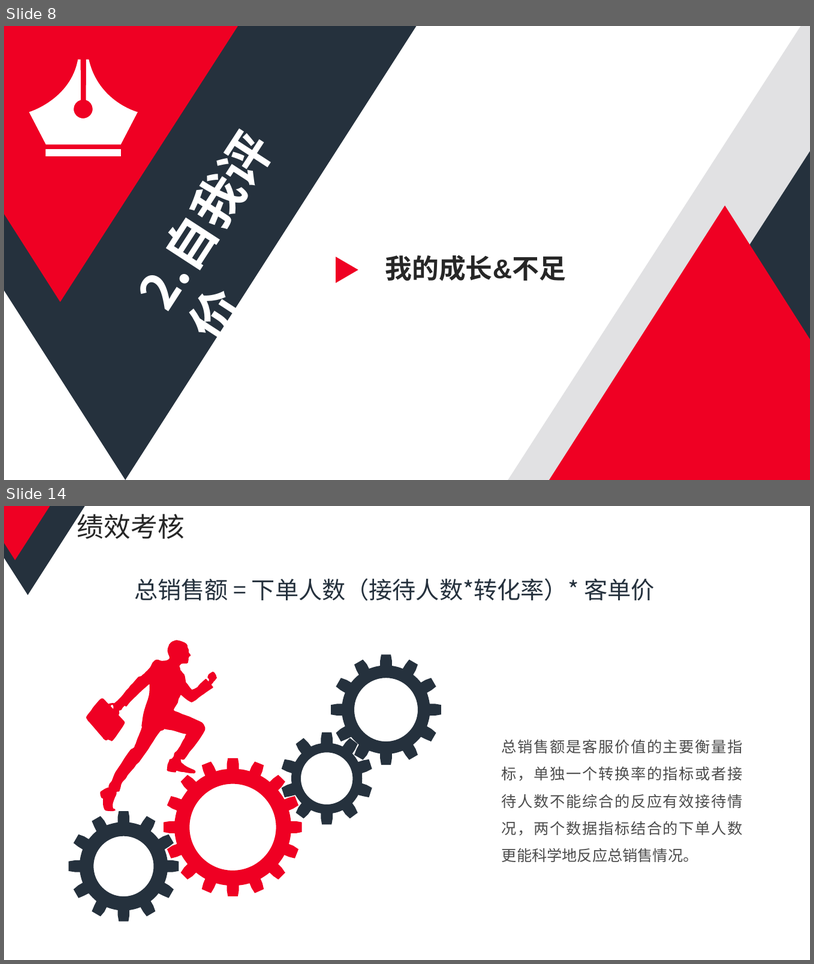
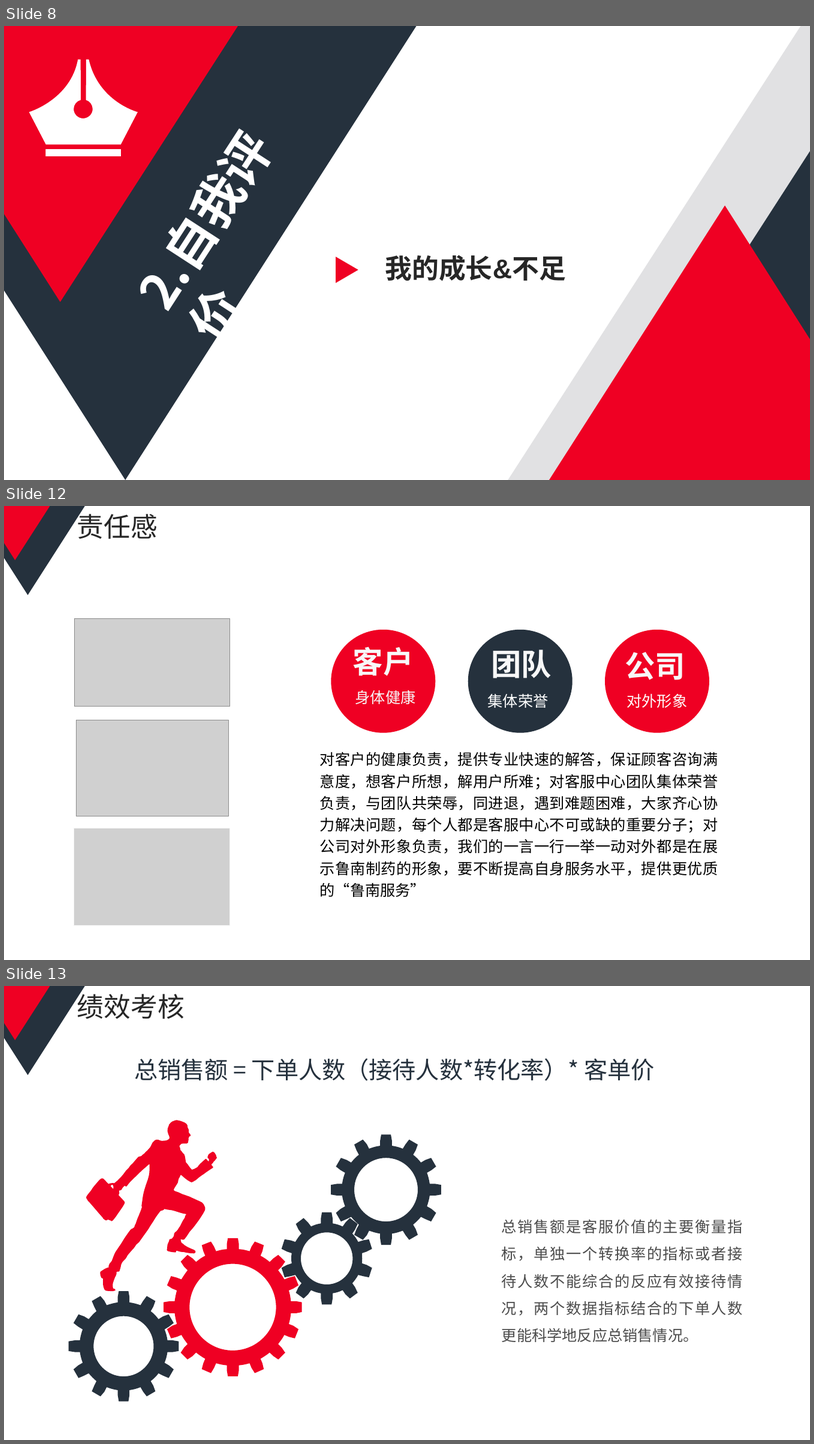
Before and after one commit to fredwo/min_document, a slide deck: 述职报告.pptx. Shown one above the other, each under a label of ours: slides 8 and 14 before the commit, slides 8, 12 and 13 after it; the slides between them are not shown. The pictures are 814x964 and 814x1444 pixels, drawn with LibreOffice and Linux fonts; fonts in the diff are those of the drawing; grey boxes stand for pictures. Boxes give left, top, right and bottom in pixels: in the first picture for what was removed or moved away, otherwise in the second. Text is boxed around its words. In the diff, an @@ line names an element or a change of style, - is before the commit and + after.

```diff
--- a/述职报告.pptx
+++ b/述职报告.pptx
@@ slide 12 added at (4, 506, 810, 960), background #FFFFFF @@
@@ freeform shape added at (4, 506, 85, 595), fill #25313D @@
@@ freeform shape added at (4, 506, 50, 560), fill #EF0023 @@
@@ title added at (77, 510, 158, 539), 32 pt, text #262626 @@
+责任感
@@ picture added at (75, 619, 230, 706) @@
@@ ellipse added at (331, 630, 436, 733), fill #EF0023 @@
@@ ellipse added at (468, 630, 573, 733), fill #25313D @@
@@ ellipse added at (605, 630, 710, 733), fill #EF0023 @@
@@ text added at (353, 646, 414, 676), 36 pt, text #F8F8F8, bold @@
+客户
@@ text added at (491, 649, 552, 678), 36 pt, text #F8F8F8, bold @@
+团队
@@ text added at (625, 652, 686, 680), 36 pt, text #F8F8F8, bold @@
+公司
@@ text added at (356, 690, 416, 704), 18 pt, text #F8F8F8 @@
+身体健康
@@ text added at (488, 694, 549, 708), 18 pt, text #FFFFFF @@
+集体荣誉
@@ text added at (627, 693, 687, 708), 18 pt, text #FFFFFF @@
+对外形象
@@ picture added at (76, 720, 228, 816) @@
@@ text added at (320, 751, 719, 897), 18 pt, text #000000 @@
+对客户的健康负责，提供专业快速的解答，保证顾客咨询满意度，想客户所想，解用户所难；对客服中心团队集体荣誉负责，与团队共荣辱，同进退，遇到难题困难，大家齐心协力解决问题，每个人都是客服中心不可或缺的重要分子；对公司对外形象负责，我们的一言一行一举一动对外都是在展示鲁南制药的形象，要不断提高自身服务水平，提供更优质的“鲁南服务”
@@ picture added at (74, 828, 230, 925) @@
@@ what was slide 14 is now slide 13 @@
```
Also in this commit, not shown: 3 slides changed, 1 other slide added, 8 slides removed, 2 other files.
